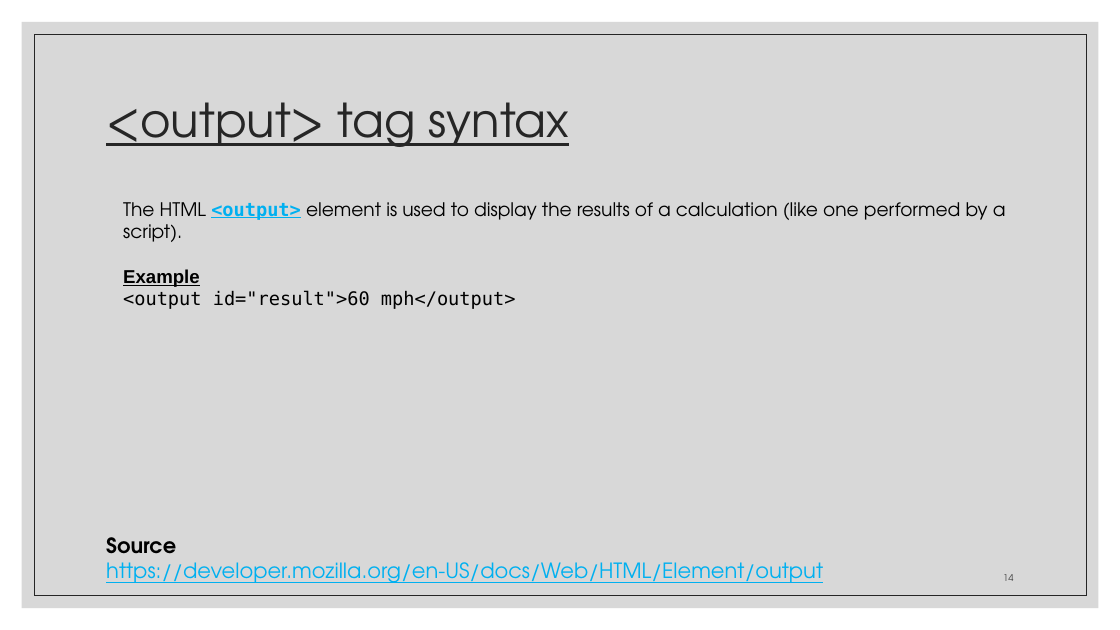
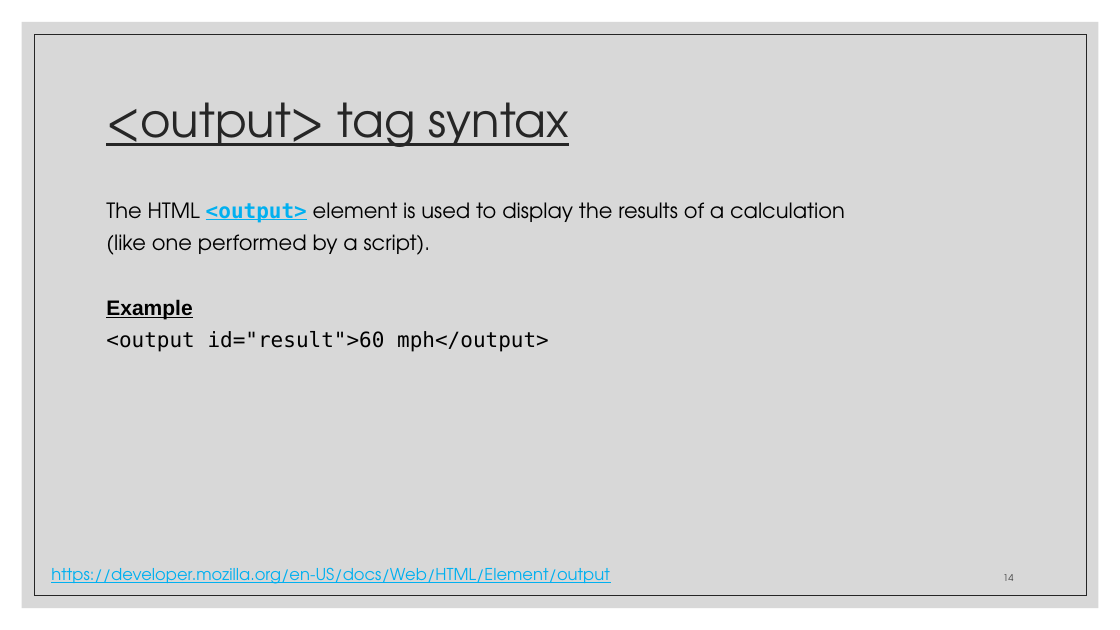
Before and after one commit to zackstotts/base-node-curriculum, a slide deck: slide 14 of unit_00/html_review/03 HTML Forms.pptx. Drawn at 1120x630 pixels with LibreOffice and Linux fonts; fonts in the diff are those of the drawing. Boxes give left, top, right and bottom in pixels: in the first picture for what was removed or moved away, otherwise in the second. Text is boxed around its words. In the diff, an @@ line names an element or a change of style, - is before the commit and + after.

```diff
--- a/unit_00/html_review/03 HTML Forms.pptx
+++ b/unit_00/html_review/03 HTML Forms.pptx
@@ text at (106, 202, 845, 255): text changed; size 16 to 18 pt @@
-The HTML <output> element is used to display the results of a calculation (like one performed by a script).
+The HTML <output> element is used to display the results of a calculation
+(like one performed by a script).
@@ text at (106, 299, 549, 352): size 16 to 18 pt in "Example", "<output id="result">60 mph</output>"; indent changed; more space between paragraphs @@
@@ text at (106, 537, 176, 554): paragraph removed @@
-Source
@@ text "https://developer.mozilla.org/en-US/docs/Web/HTML/Element/ou ...": place and size @@
-text "https://developer.mozilla.org/en-US/docs/Web/HTML/Element/ou ..." at (106, 537, 823, 583)
+text "https://developer.mozilla.org/en-US/docs/Web/HTML/Element/ou ..." at (51, 567, 609, 584)
@@ text "https://developer.mozilla.org/en-US/docs/Web/HTML/Element/ou ..." at (51, 567, 609, 584): size 18 to 14 pt @@
```
Also in this commit, not shown: 37 other slides changed.
